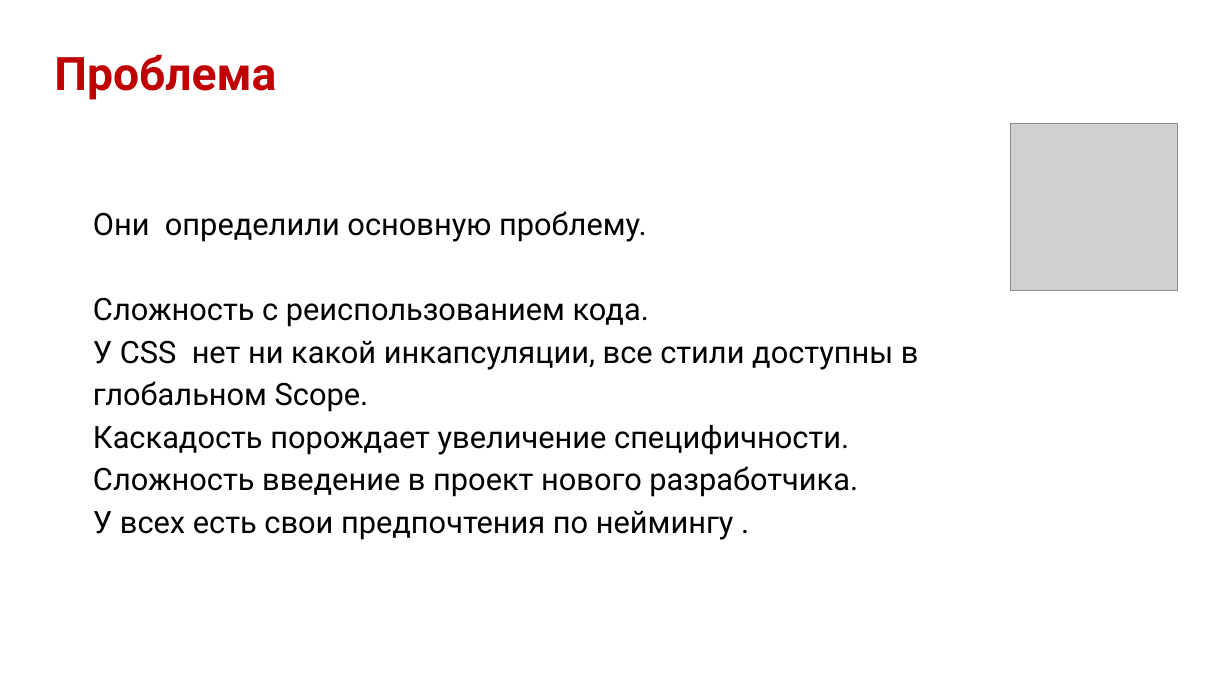
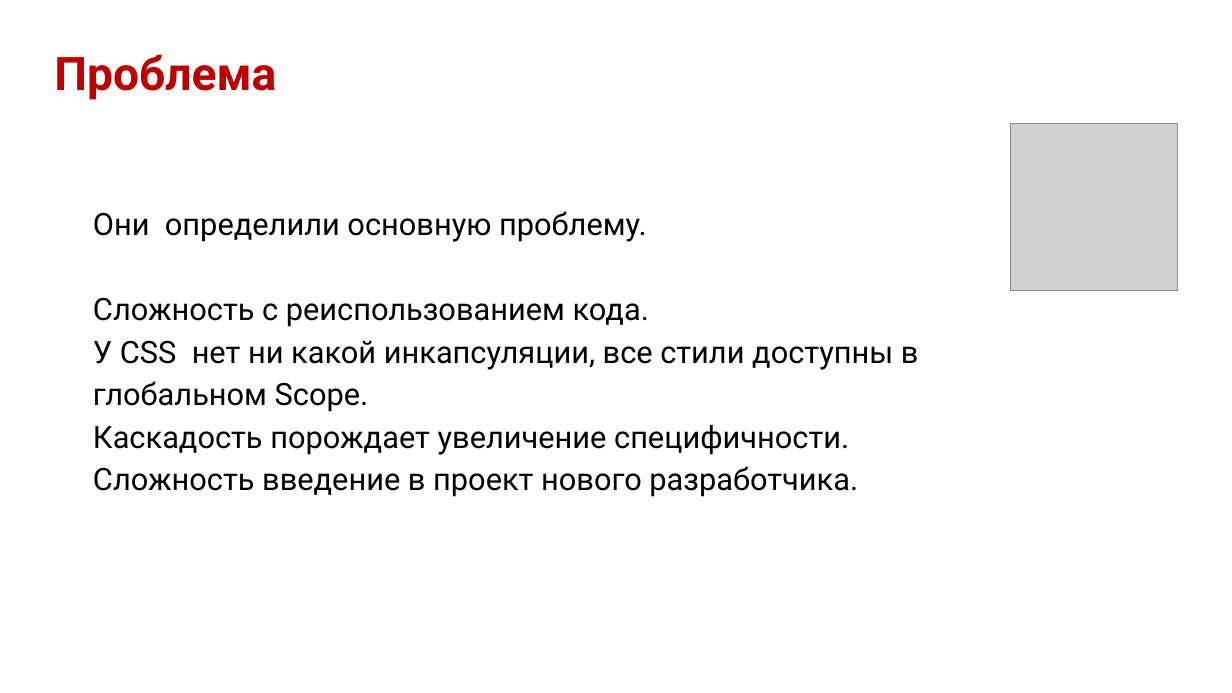
Before and after one commit to dedn/BEM, a slide deck: slide 5 of bem.odp (slide 6 before the commit). Drawn at 1232x693 pixels with LibreOffice and Linux fonts; fonts in the diff are those of the drawing; grey boxes stand for pictures; background and template pictures are left out. Boxes give left, top, right and bottom in pixels: in the first picture for what was removed or moved away, otherwise in the second. Text is boxed around its words. In the diff, an @@ line names an element or a change of style, - is before the commit and + after.

Commit message:
update presentation

```diff
--- a/bem.odp
+++ b/bem.odp
@@ title at box(93, 211, 919, 497): text changed @@
-Они определили основную проблему.
-Сложность с реиспользованием кода.
-У СSS нет ни какой инкапсуляции, все стили доступны в глобальном Scope.
-Каскадость порождает увеличение специфичности.
-Сложность введение в проект нового разработчика.
-У всех есть свои предпочтения по неймингу .
+Они определили основную проблему.
+Сложность с реиспользованием кода.
+У СSS нет ни какой инкапсуляции, все стили доступны в глобальном Scope.
+Каскадость порождает увеличение специфичности.
+Сложность введение в проект нового разработчика.
```
Also in this commit, not shown: 6 other slides changed, 7 slides added, 2 slides removed, 11 other files.
